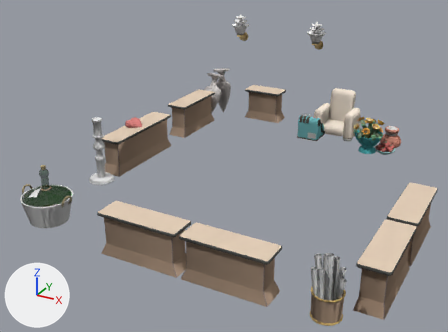
One commit to the glTF model www/models/lba2/iso_scenes/91.glb: the scene before it, then after it.
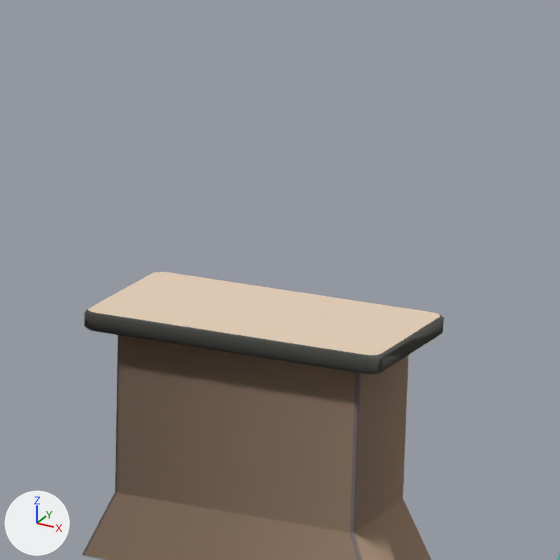
Each version is shown whole from a camera (50 mm lens) standing at (20.76, -33.05, 11.06) and looking at (10.25, -13.93, 1.5), then close up on the part from 53% to 67% of the width and 16% to 35% of the height. Every picture has the same lights, and +X, +Y and +Z are marked at lower left. Where no turn or scale is listed for an object, it has been applied to the vertices. Vertices at the same position are counted once.

Objects in the first close-up: 'colored'.
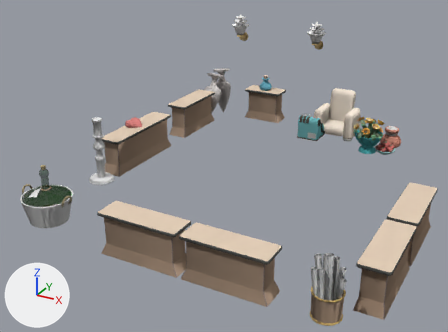
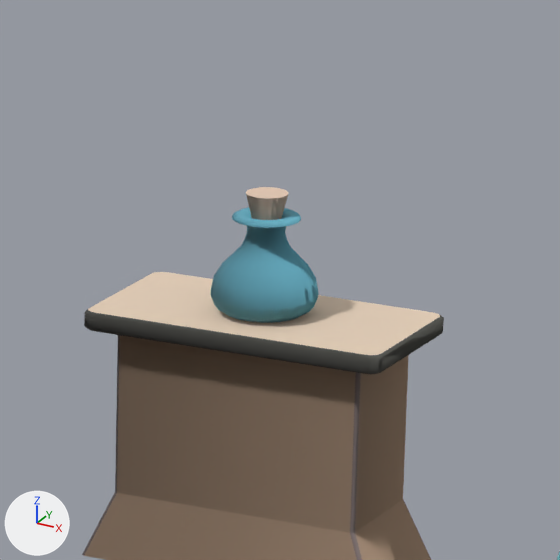
Patch to the scene script:
```diff
--- a/www/models/lba2/iso_scenes/91.glb.py
+++ b/www/models/lba2/iso_scenes/91.glb.py
@@ me_mesh_0 @@
 # used by ob_colored; location = (0.0, 0.0, 0.0)
-me_mesh_0.from_pydata(...)  # 19770 vertices, 37610 faces; spans x 5.0..18.0, y -20.0..-5.0, z 0.5..5.5
+me_mesh_0.from_pydata(...)  # 20254 vertices, 38576 faces; spans x 5.0..18.0, y -20.0..-5.0, z 0.5..5.5
+# me_mesh_0 part 1: 484 vertices added at x 7.7..8.3, y -5.8..-5.2, z 2.0..2.7
 me_mesh_0.materials.append(mat_material_0)
```

Location of each change, (x1, y1, x2, y2) in pixels of the close-ups (560 x 560 px):
'colored', reshaped
    before: (82, 272, 560, 560)
    after: (82, 187, 560, 560)
part 1 of me_mesh_0, added (cyan)
    after: (210, 187, 318, 323)
